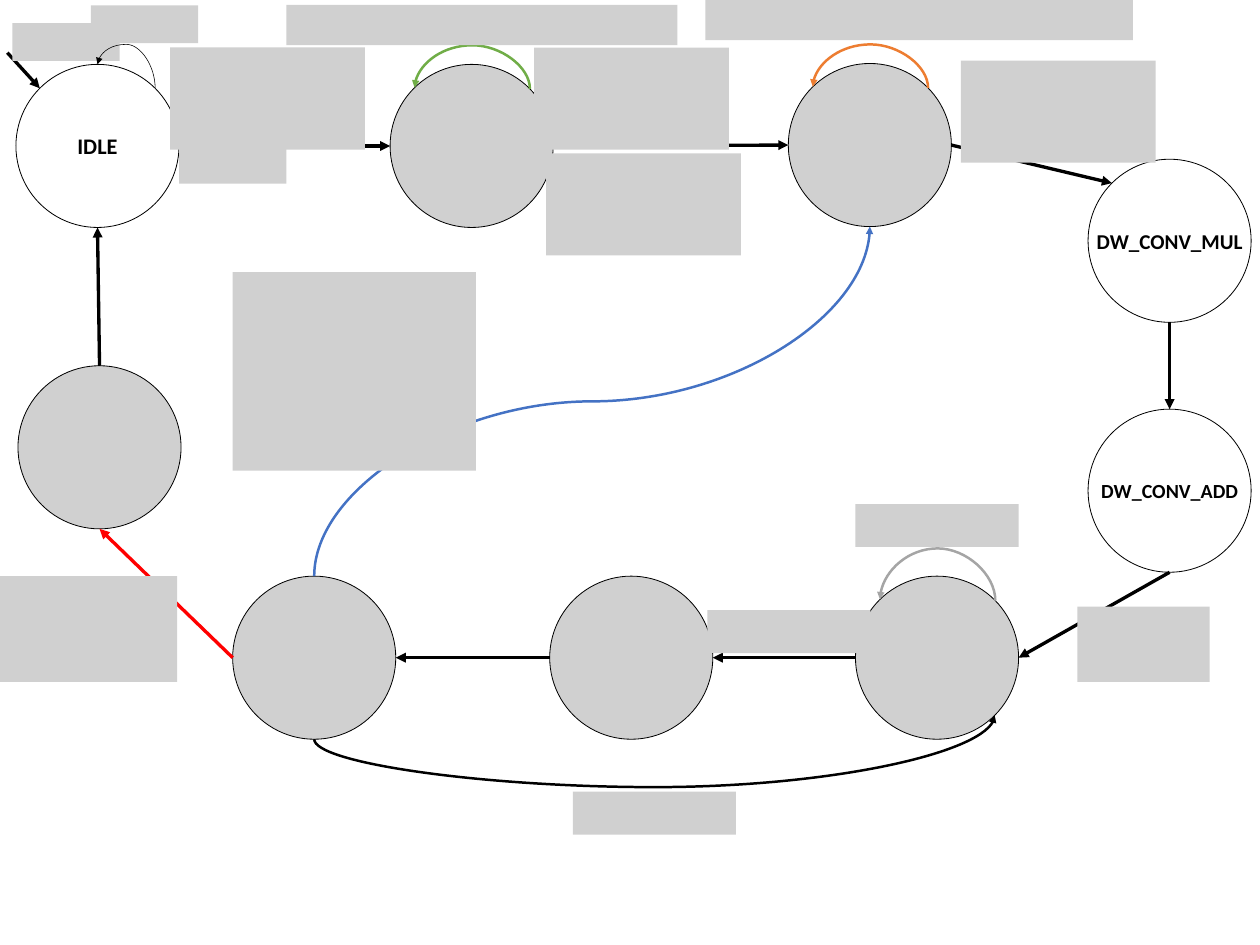
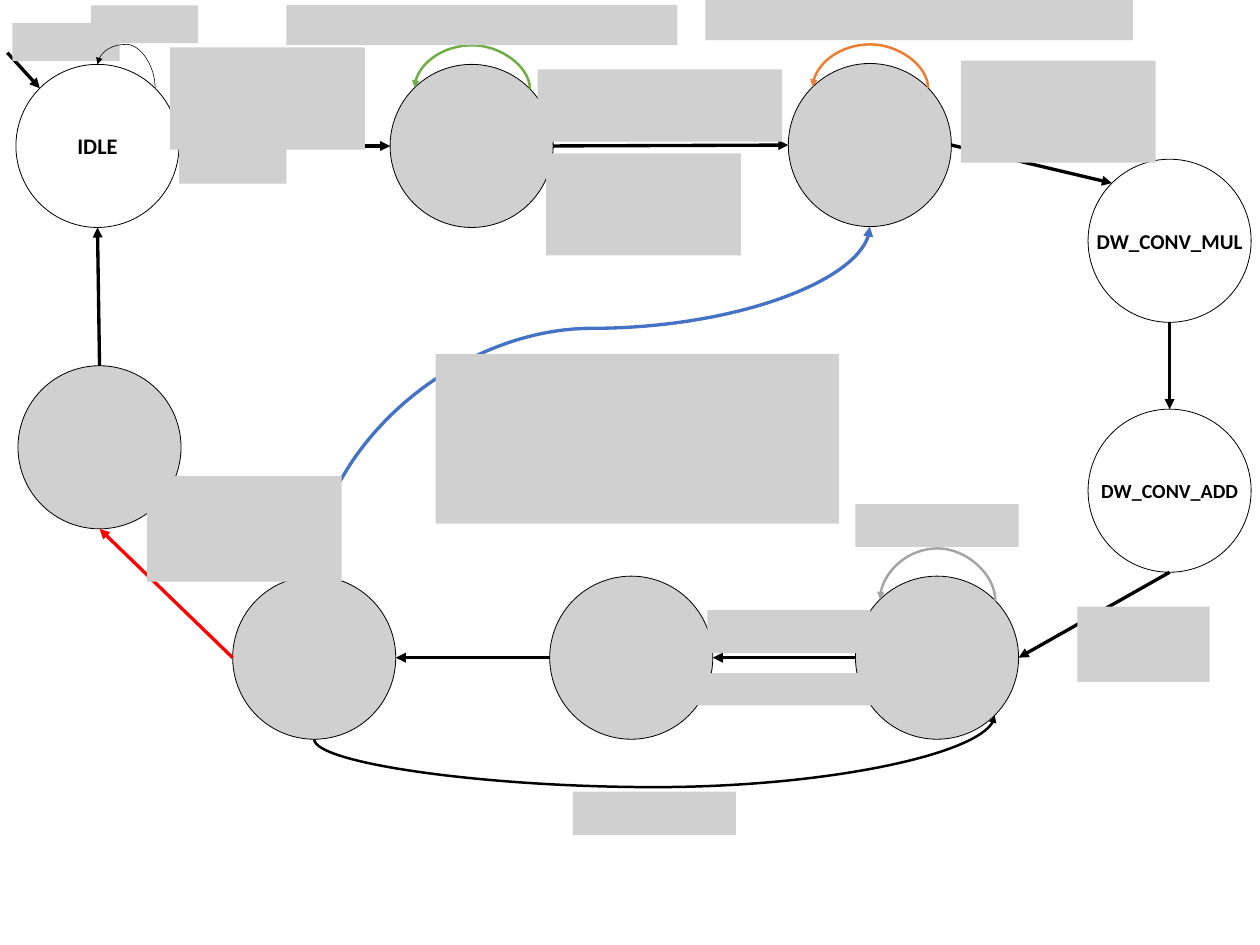
Before and after one commit to ggheysen/UCL-EPL-Master-Thesis-2019-2020, a slide deck: slide 4 of Image/fsm.pptx. Drawn at 1260x945 pixels with LibreOffice and Linux fonts; fonts in the diff are those of the drawing; grey boxes stand for pictures. Boxes give left, top, right and bottom in pixels: in the first picture for what was removed or moved away, otherwise in the second. Text is boxed around its words. In the diff, an @@ line names an element or a change of style, - is before the commit and + after.

```diff
--- a/Image/fsm.pptx
+++ b/Image/fsm.pptx
@@ picture: place and size @@
-picture at (534, 47, 729, 150)
+picture at (538, 70, 782, 142)
@@ curved arrow (314, 576) - (870, 226): stroke #4472C4 2.25 pt to #4472C4 3 pt; route changed @@
@@ picture removed at (233, 272, 476, 470) @@
@@ picture added at (435, 354, 838, 524) @@
@@ picture added at (147, 476, 342, 582) @@
@@ picture removed at (0, 576, 177, 682) @@
@@ picture added at (671, 673, 906, 705) @@
```
Also in this commit, not shown: 2 other slides changed, 25 other files.
